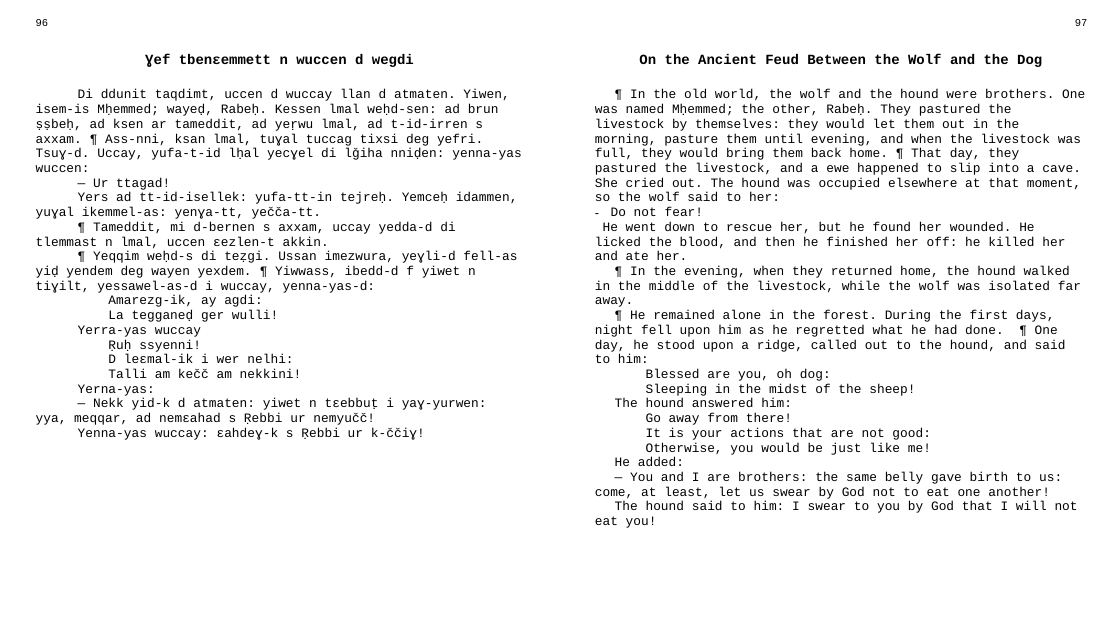
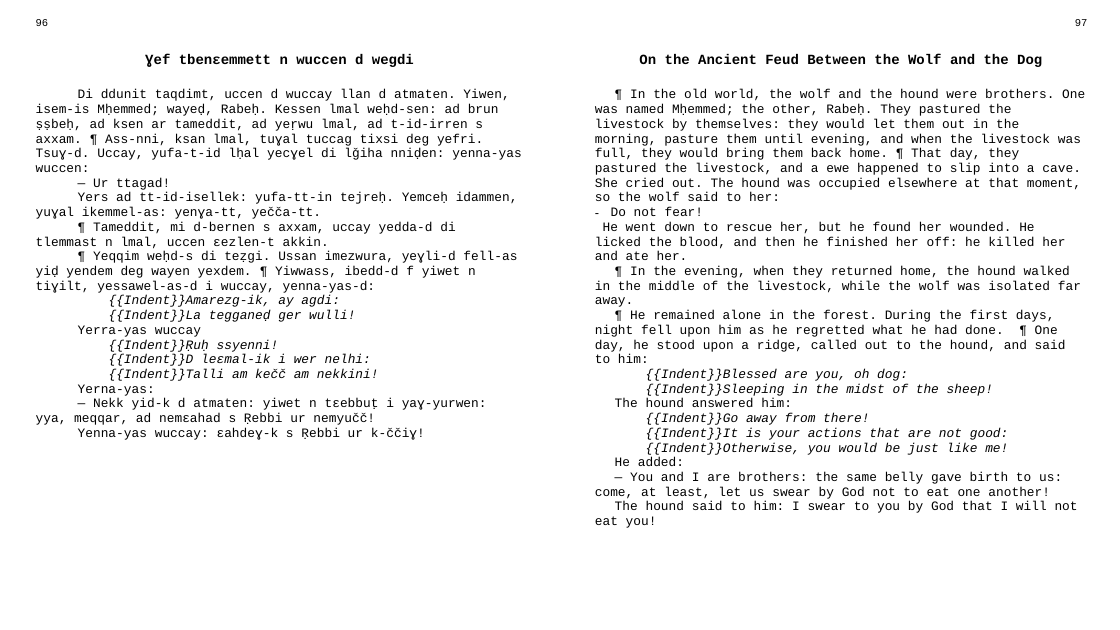
Before and after one commit to sferhah/tamacahut_n_wuccen, a slide deck: slide 46 of Uccen.ConsoleApp/Resources/pptx/uccen.eng.pptx. Drawn at 1120x630 pixels with LibreOffice and Linux fonts; fonts in the diff are those of the drawing. Boxes give left, top, right and bottom in pixels: in the first picture for what was removed or moved away, otherwise in the second. Text is boxed around its words. In the diff, an @@ line names an element or a change of style, - is before the commit and + after.

```diff
--- a/Uccen.ConsoleApp/Resources/pptx/uccen.eng.pptx
+++ b/Uccen.ConsoleApp/Resources/pptx/uccen.eng.pptx
@@ table at (27,13,1096,607) @@
-row 3, column 1: Di ddunit taqdimt, uccen d wuccay llan d atmaten. Yiwen, isem-is Mḥemmed; wayeḍ, Rabeḥ. Kessen lmal weḥd-sen: ad brun ṣṣbeḥ, ad ksen ar tameddit, ad yeṛwu lmal, ad t-id-irren s axxam. ¶ Ass-nni, ksan lmal, tuɣal tuccag tixsi deg yefri. Tsuɣ-d. Uccay, yufa-t-id lḥal yecɣel di lǧiha nniḍen: yenna-yas wuccen: / — Ur ttagad! / Yers ad tt-id-isellek: yufa-tt-in tejreḥ. Yemceḥ idammen, yuɣal ikemmel-as: yenɣa-tt, yečča-tt. / ¶ Tameddit, mi d-bernen s axxam, uccay yedda-d di tlemmast n lmal, uccen ɛezlen-t akkin. / ¶ Yeqqim weḥd-s di teẓgi. Ussan imezwura, yeɣli-d fell-as yiḍ yendem deg wayen yexdem. ¶ Yiwwass, ibedd-d f yiwet n tiɣilt, yessawel-as-d i wuccay, yenna-yas-d: / Amarezg-ik, ay agdi: / La tegganeḍ ger wulli! / Yerra-yas wuccay / Ṛuḥ ssyenni! / D leɛmal-ik i wer nelhi: / Talli am kečč am nekkini! / Yerna-yas: / — Nekk yid-k d atmaten: yiwet n tɛebbuṭ i yaɣ-yurwen: yya, meqqar, ad nemɛahad s Ṛebbi ur nemyučč! / Yenna-yas wuccay: ɛahdeɣ-k s Ṛebbi ur k-ččiɣ!
+row 3, column 1: Di ddunit taqdimt, uccen d wuccay llan d atmaten. Yiwen, isem-is Mḥemmed; wayeḍ, Rabeḥ. Kessen lmal weḥd-sen: ad brun ṣṣbeḥ, ad ksen ar tameddit, ad yeṛwu lmal, ad t-id-irren s axxam. ¶ Ass-nni, ksan lmal, tuɣal tuccag tixsi deg yefri. Tsuɣ-d. Uccay, yufa-t-id lḥal yecɣel di lǧiha nniḍen: yenna-yas wuccen: / — Ur ttagad! / Yers ad tt-id-isellek: yufa-tt-in tejreḥ. Yemceḥ idammen, yuɣal ikemmel-as: yenɣa-tt, yečča-tt. / ¶ Tameddit, mi d-bernen s axxam, uccay yedda-d di tlemmast n lmal, uccen ɛezlen-t akkin. / ¶ Yeqqim weḥd-s di teẓgi. Ussan imezwura, yeɣli-d fell-as yiḍ yendem deg wayen yexdem. ¶ Yiwwass, ibedd-d f yiwet n tiɣilt, yessawel-as-d i wuccay, yenna-yas-d: / {{Indent}}Amarezg-ik, ay agdi: / {{Indent}}La tegganeḍ ger wulli! / Yerra-yas wuccay / {{Indent}}Ṛuḥ ssyenni! / {{Indent}}D leɛmal-ik i wer nelhi: / {{Indent}}Talli am kečč am nekkini! / Yerna-yas: / — Nekk yid-k d atmaten: yiwet n tɛebbuṭ i yaɣ-yurwen: yya, meqqar, ad nemɛahad s Ṛebbi ur nemyučč! / Yenna-yas wuccay: ɛahdeɣ-k s Ṛebbi ur k-ččiɣ!
-row 3, column 3: ¶ In the old world, the wolf and the hound were brothers. One was named Mḥemmed; the other, Rabeḥ. They pastured the livestock by themselves: they would let them out in the morning, pasture them until evening, and when the livestock was full, they would bring them back home. ¶ That day, they pastured the livestock, and a ewe happened to slip into a cave. She cried out. The hound was occupied elsewhere at that moment, so the wolf said to her: / Do not fear! / He went down to rescue her, but he found her wounded. He licked the blood, and then he finished her off: he killed her and ate her. / ¶ In the evening, when they returned home, the hound walked in the middle of the livestock, while the wolf was isolated far away. / ¶ He remained alone in the forest. During the first days, night fell upon him as he regretted what he had done. ¶ One day, he stood upon a ridge, called out to the hound, and said to him: / Blessed are you, oh dog: / Sleeping in the midst of the sheep! / The hound answered him: / Go away from there! / It is your actions that are not good: / Otherwise, you would be just like me! / He added: / — You and I are brothers: the same belly gave birth to us: come, at least, let us swear by God not to eat one another! / The hound said to him: I swear to you by God that I will not eat you!
+row 3, column 3: ¶ In the old world, the wolf and the hound were brothers. One was named Mḥemmed; the other, Rabeḥ. They pastured the livestock by themselves: they would let them out in the morning, pasture them until evening, and when the livestock was full, they would bring them back home. ¶ That day, they pastured the livestock, and a ewe happened to slip into a cave. She cried out. The hound was occupied elsewhere at that moment, so the wolf said to her: / Do not fear! / He went down to rescue her, but he found her wounded. He licked the blood, and then he finished her off: he killed her and ate her. / ¶ In the evening, when they returned home, the hound walked in the middle of the livestock, while the wolf was isolated far away. / ¶ He remained alone in the forest. During the first days, night fell upon him as he regretted what he had done. ¶ One day, he stood upon a ridge, called out to the hound, and said to him: / {{Indent}}Blessed are you, oh dog: / {{Indent}}Sleeping in the midst of the sheep! / The hound answered him: / {{Indent}}Go away from there! / {{Indent}}It is your actions that are not good: / {{Indent}}Otherwise, you would be just like me! / He added: / — You and I are brothers: the same belly gave birth to us: come, at least, let us swear by God not to eat one another! / The hound said to him: I swear to you by God that I will not eat you!
```
Also in this commit, not shown: 7 other files.
